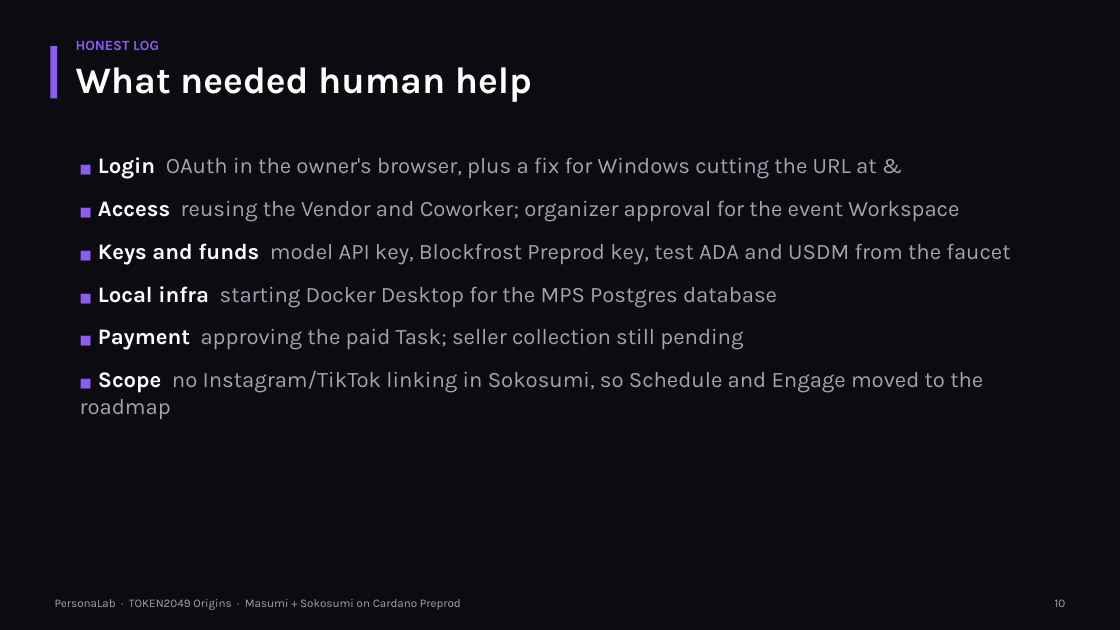
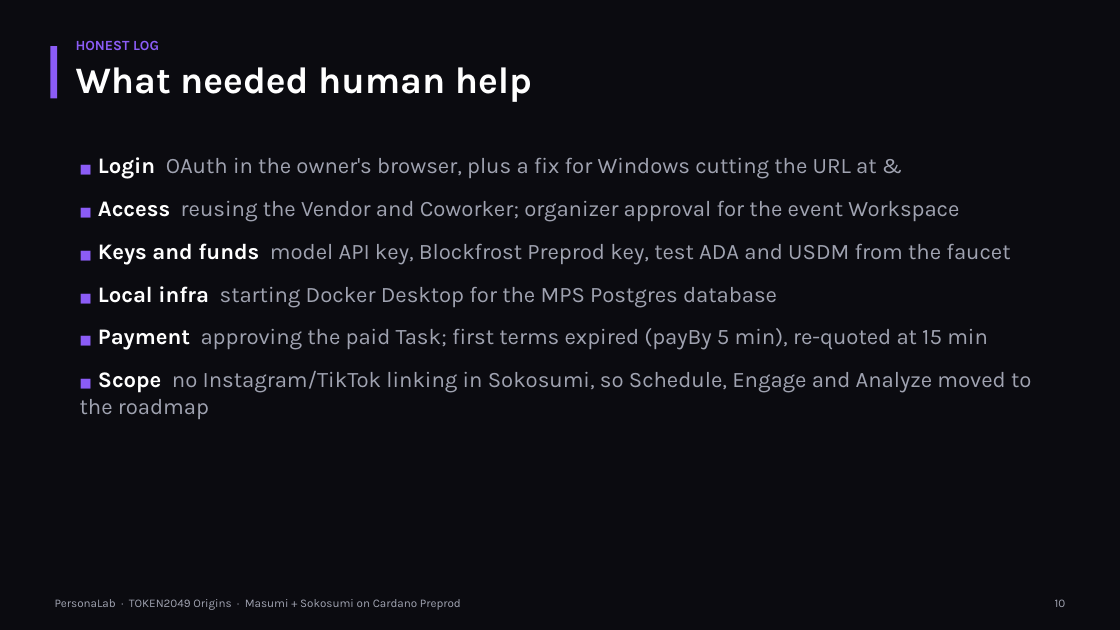
Before and after one commit to ixgnoy/Xlab, a slide deck: slide 10 of docs/deck/PersonaLab.pptx. Drawn at 1120x630 pixels with LibreOffice and Linux fonts; fonts in the diff are those of the drawing. Boxes give left, top, right and bottom in pixels: in the first picture for what was removed or moved away, otherwise in the second. Text is boxed around its words. In the diff, an @@ line names an element or a change of style, - is before the commit and + after.

```diff
--- a/docs/deck/PersonaLab.pptx
+++ b/docs/deck/PersonaLab.pptx
@@ text at <box>80,328,1031,419</box>: text changed @@
-■ Payment approving the paid Task; seller collection still pending
-■ Scope no Instagram/TikTok linking in Sokosumi, so Schedule and Engage moved to the roadmap
+■ Payment approving the paid Task; first terms expired (payBy 5 min), re-quoted at 15 min
+■ Scope no Instagram/TikTok linking in Sokosumi, so Schedule, Engage and Analyze moved to the roadmap
```
Also in this commit, not shown: 8 other slides changed, 6 other files.
